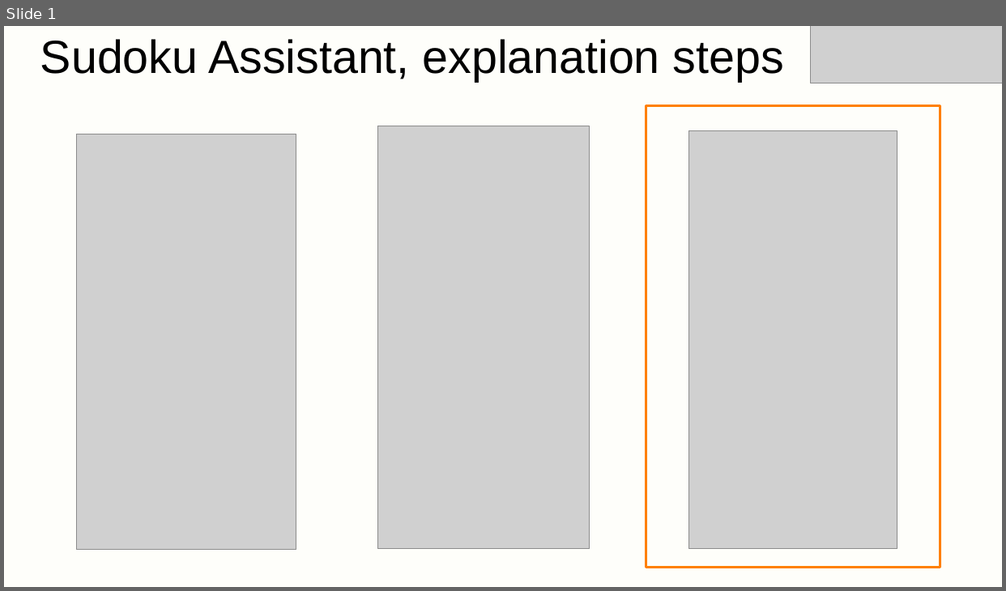
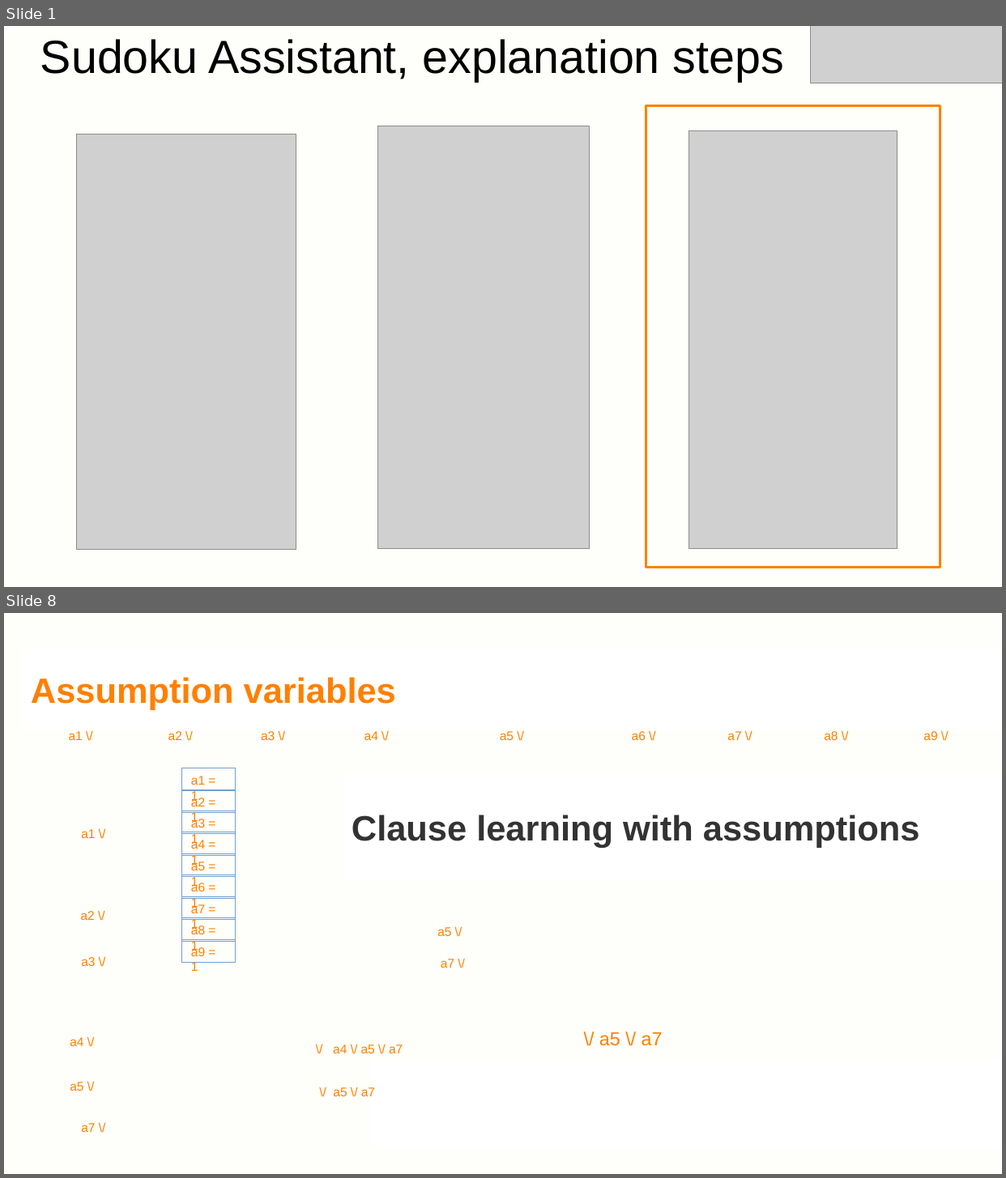
Before and after one commit to IgnaceBleukx/Tutorial-Derivatives, a slide deck: supporting_slides.pptx. Shown one above the other, each under a label of ours: slide 1 before the commit, slides 1 and 8 after it; the slides between them are not shown. The pictures are 1006x591 and 1006x1178 pixels, drawn with LibreOffice and Linux fonts; fonts in the diff are those of the drawing; grey boxes stand for pictures; background and template pictures are left out. Boxes give left, top, right and bottom in pixels: in the first picture for what was removed or moved away, otherwise in the second. Text is boxed around its words. In the diff, an @@ line names an element or a change of style, - is before the commit and + after.

Commit message:
assumption based solving and more

```diff
--- a/supporting_slides.pptx
+++ b/supporting_slides.pptx
@@ slide 8 added at (x1=4, y1=613, x2=1002, y2=1174), background picture (left out) @@
@@ text added at (x1=31, y1=677, x2=396, y2=710), 28 pt, text #FF8000, bold @@
+Assumption variables
@@ text added at (x1=69, y1=731, x2=83, y2=740), 10 pt, text #FF8000 @@
+a1 \/
@@ text added at (x1=168, y1=731, x2=182, y2=740), 10 pt, text #FF8000 @@
+a2 \/
@@ text added at (x1=261, y1=731, x2=275, y2=740), 10 pt, text #FF8000 @@
+a3 \/
@@ text added at (x1=364, y1=731, x2=378, y2=740), 10 pt, text #FF8000 @@
+a4 \/
@@ text added at (x1=500, y1=731, x2=513, y2=740), 10 pt, text #FF8000 @@
+a5 \/
@@ text added at (x1=632, y1=731, x2=646, y2=740), 10 pt, text #FF8000 @@
+a6 \/
@@ text added at (x1=727, y1=731, x2=741, y2=740), 10 pt, text #FF8000 @@
+a7 \/
@@ text added at (x1=824, y1=731, x2=837, y2=740), 10 pt, text #FF8000 @@
+a8 \/
@@ text added at (x1=923, y1=731, x2=937, y2=740), 10 pt, text #FF8000 @@
+a9 \/
@@ rectangle added at (x1=182, y1=768, x2=235, y2=790), outline #729FCF 0 pt, 10 pt, text #FF8000 @@
+a1 = 1
@@ rectangle added at (x1=182, y1=790, x2=235, y2=812), outline #729FCF 0 pt, 10 pt, text #FF8000 @@
+a2 = 1
@@ text added at (x1=81, y1=829, x2=95, y2=838), 10 pt, text #FF8000 @@
+a1 \/
@@ rectangle added at (x1=182, y1=811, x2=235, y2=834), outline #729FCF 0 pt, 10 pt, text #FF8000 @@
+a3 = 1
@@ text added at (x1=351, y1=815, x2=920, y2=848), 28 pt, text #333333, bold @@
+Clause learning with assumptions
@@ rectangle added at (x1=182, y1=833, x2=235, y2=854), outline #729FCF 0 pt, 10 pt, text #FF8000 @@
+a4 = 1
@@ rectangle added at (x1=182, y1=854, x2=235, y2=876), outline #729FCF 0 pt, 10 pt, text #FF8000 @@
+a5 = 1
@@ rectangle added at (x1=182, y1=875, x2=235, y2=898), outline #729FCF 0 pt, 10 pt, text #FF8000 @@
+a6 = 1
@@ rectangle added at (x1=182, y1=897, x2=235, y2=919), outline #729FCF 0 pt, 10 pt, text #FF8000 @@
+a7 = 1
@@ text added at (x1=81, y1=911, x2=95, y2=920), 10 pt, text #FF8000 @@
+a2 \/
@@ rectangle added at (x1=182, y1=918, x2=235, y2=941), outline #729FCF 0 pt, 10 pt, text #FF8000 @@
+a8 = 1
@@ text added at (x1=437, y1=927, x2=451, y2=936), 10 pt, text #FF8000 @@
+a5 \/
@@ rectangle added at (x1=182, y1=940, x2=235, y2=963), outline #729FCF 0 pt, 10 pt, text #FF8000 @@
+a9 = 1
@@ text added at (x1=81, y1=957, x2=95, y2=966), 10 pt, text #FF8000 @@
+a3 \/
@@ text added at (x1=441, y1=959, x2=454, y2=968), 10 pt, text #FF8000 @@
+a7 \/
@@ text added at (x1=70, y1=1037, x2=83, y2=1046), 10 pt, text #FF8000 @@
+a4 \/
@@ text added at (x1=333, y1=1045, x2=403, y2=1054), 10 pt, text #FF8000 @@
+\/ a4 \/ a5 \/ a7
@@ text added at (x1=599, y1=1033, x2=663, y2=1046), 15 pt, text #FF8000 @@
+\/ a5 \/ a7
@@ rectangle added at (x1=372, y1=1059, x2=1002, y2=1148), fill #FFFFFF @@
@@ text added at (x1=70, y1=1082, x2=83, y2=1091), 10 pt, text #FF8000 @@
+a5 \/
@@ text added at (x1=333, y1=1088, x2=375, y2=1097), 10 pt, text #FF8000 @@
+\/ a5 \/ a7
@@ text added at (x1=81, y1=1123, x2=95, y2=1132), 10 pt, text #FF8000 @@
+a7 \/
```
Also in this commit, not shown: 1 slide changed, 6 other slides added, 7 other files.
